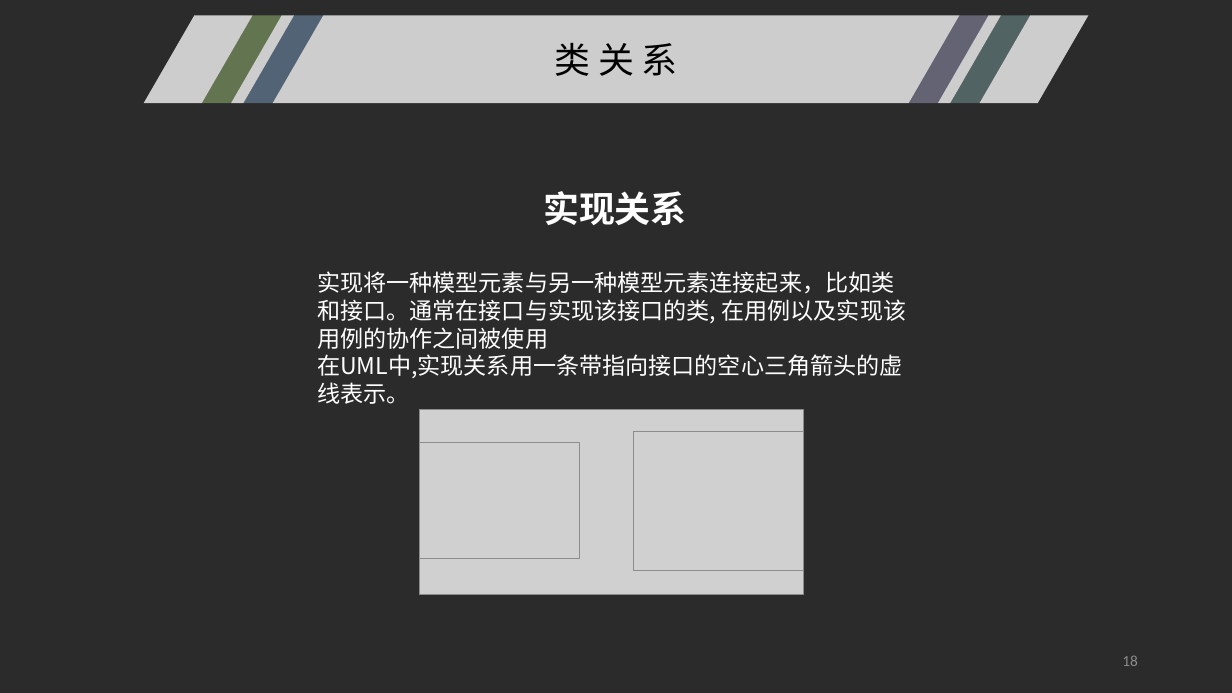
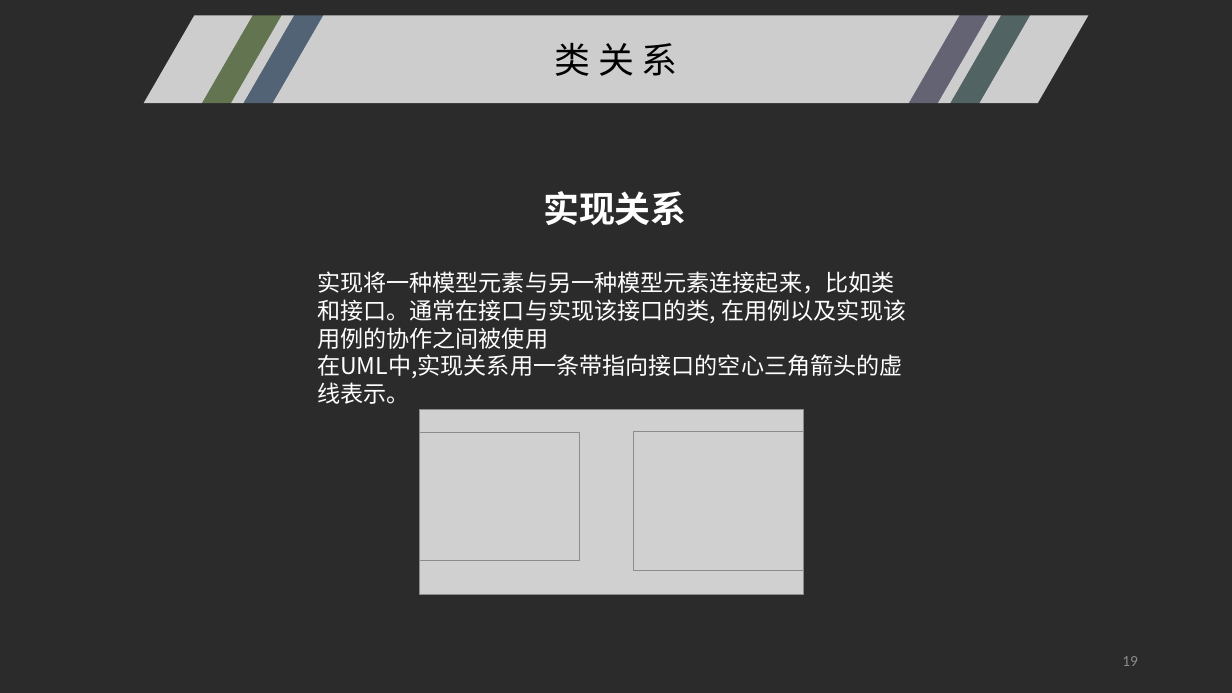
Before and after one commit to SoftwareRequirtmentsG02/Document, a slide deck: slide 19 of PPT/UML/UML基础I.pptx (slide 18 before the commit). Drawn at 1232x693 pixels with LibreOffice and Linux fonts; fonts in the diff are those of the drawing; grey boxes stand for pictures; background and template pictures are left out; a plain dark background stands for a picture behind light text. Boxes give left, top, right and bottom in pixels: in the first picture for what was removed or moved away, otherwise in the second. Text is boxed around its words. In the diff, an @@ line names an element or a change of style, - is before the commit and + after.

```diff
--- a/PPT/UML/UML基础I.pptx
+++ b/PPT/UML/UML基础I.pptx
@@ picture added at [420, 433, 580, 560] @@
@@ page number at [1122, 656, 1138, 666]: text changed @@
-18
+19
```
Also in this commit, not shown: 7 other slides changed.
